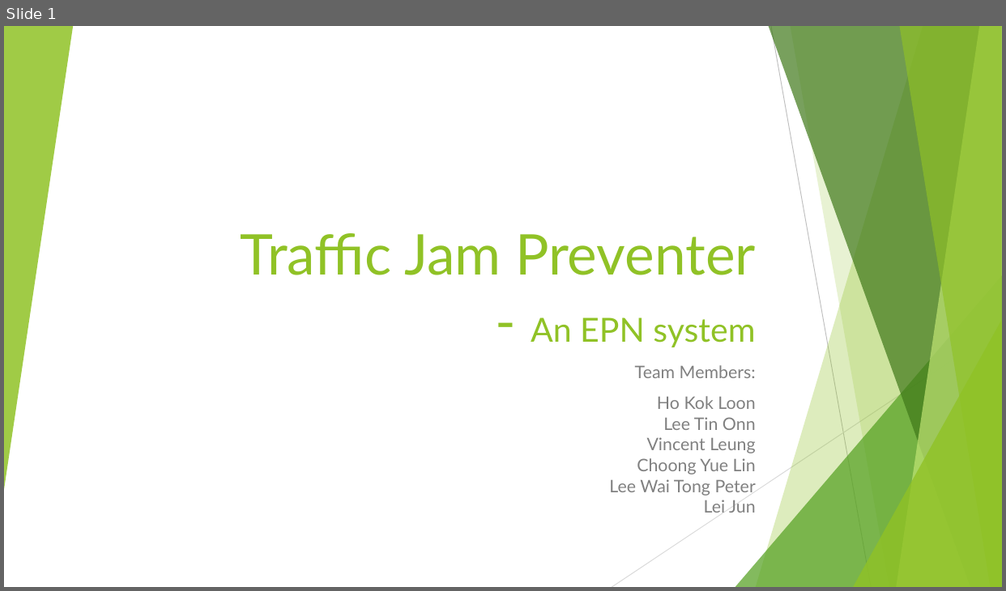
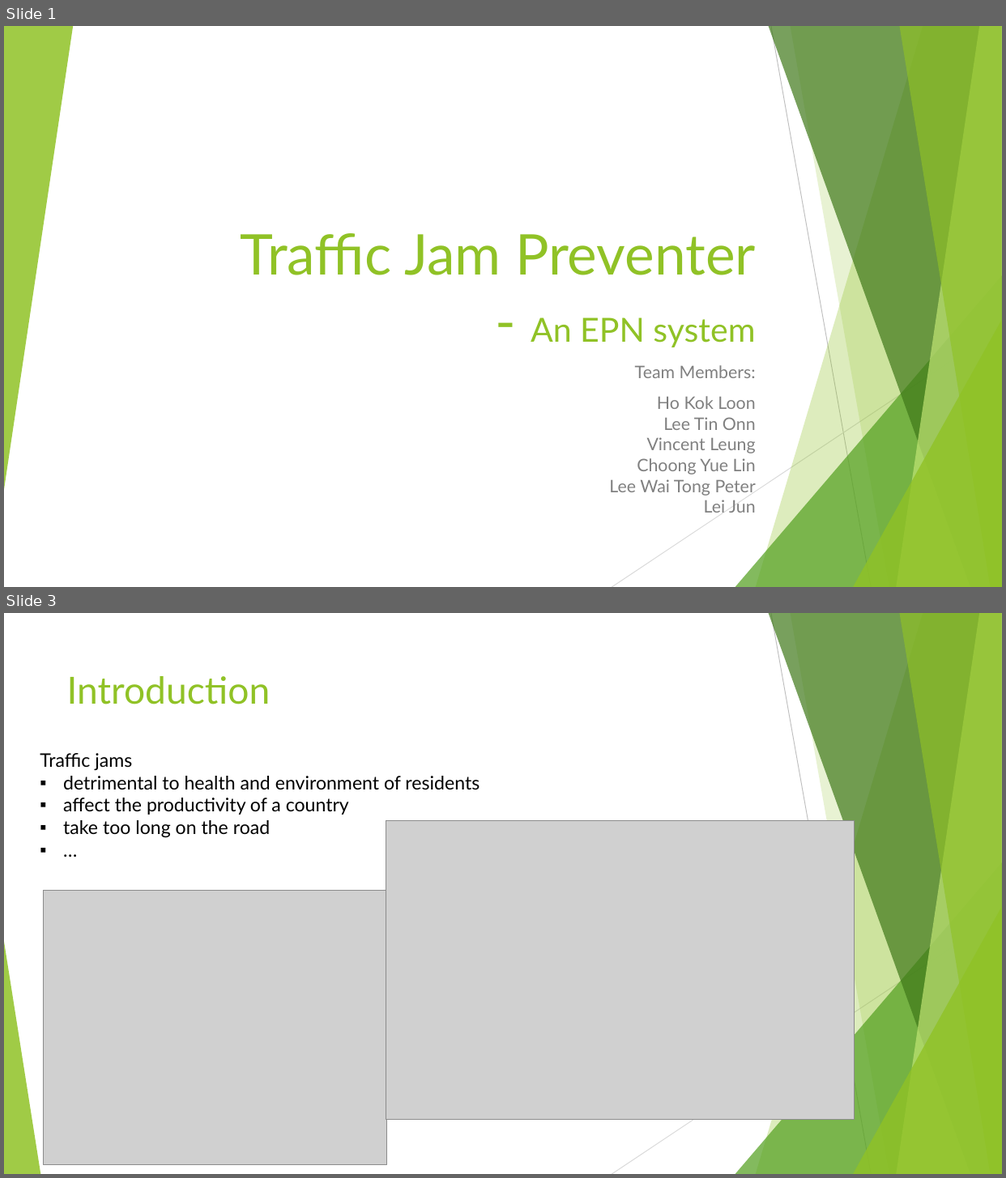
Before and after one commit to arynchoong/MTech-KE-SMID, a slide deck: reports/Traffic Jam Preventer System.pptx. Shown one above the other, each under a label of ours: slide 1 before the commit, slides 1 and 3 after it; the slides between them are not shown. The pictures are 1006x591 and 1006x1178 pixels, drawn with LibreOffice and Linux fonts; fonts in the diff are those of the drawing; grey boxes stand for pictures. Boxes give left, top, right and bottom in pixels: in the first picture for what was removed or moved away, otherwise in the second. Text is boxed around its words. In the diff, an @@ line names an element or a change of style, - is before the commit and + after.

```diff
--- a/reports/Traffic Jam Preventer System.pptx
+++ b/reports/Traffic Jam Preventer System.pptx
@@ slide 3 added at [4, 613, 1002, 1174], background #FFFFFF; not listed: 9 template elements that a slide beside it also shows @@
@@ title added at [67, 676, 270, 705], 36 pt, text #90C226 @@
+Introduction
@@ text added at [40, 753, 479, 838], 18 pt, text #000000 @@
+Traffic jams
+▪ detrimental to health and environment of residents
+▪ affect the productivity of a country
+▪ take too long on the road
+▪ …
@@ picture added at [386, 821, 854, 1120] @@
@@ picture added at [43, 890, 386, 1165] @@
@@ triangle added at [4, 942, 40, 1174], fill #90C226 at 85% opacity @@
```
Also in this commit, not shown: 5 slides changed, 1 other slide added, 1 slide removed.
